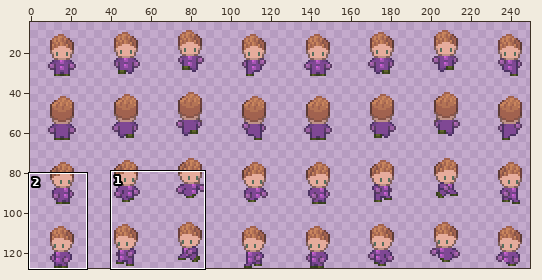
File history of a sprite sheet, frontend/public/assets/walk/walk_purple.png. The picture above shows the old version from afar; the outline marks the close-up.
Close-up. The starting point:
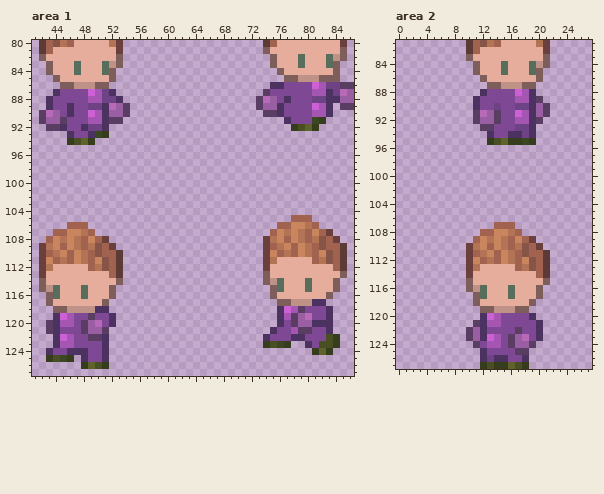
The file is 256x128 pixels. Shown: area 1: x 41..86, y 80..127; area 2: x 0..27, y 81..127. The wide view leaves out empty margins. The commit also changed other parts of the picture, which this record leaves out.
The same view after the edit:
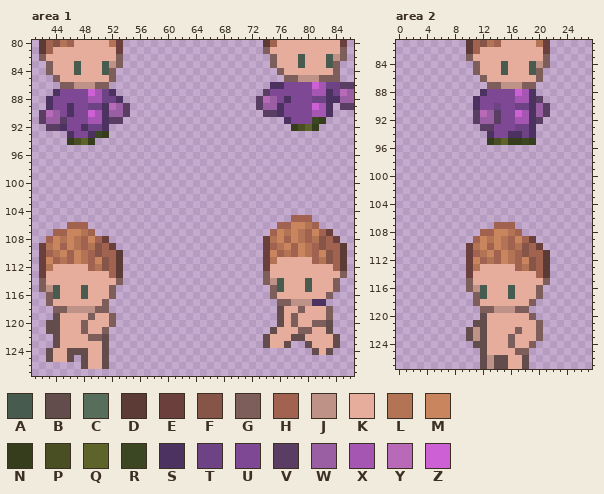
Palette (. is transparent): A #475c4e  B #634d4c  C #576e5c  D #5c3b36  E #6b403c  F #875448  G #7d5e5b  H #a1624f  J #bf9288  K #e6ac9c  L #b37355  M #c9855d  N #353d1c  P #494f23  Q #5e6429  R #3a4722  S #4b3261  T #6e4385  U #7f4894  V #5a3d63  W #9a5fa3  X #a556b3  Y #b869b8  Z #ce60d6
From old to new:
Changed rows in their new state; - is an unchanged pixel.
Area 1:
first column x 47:
 82 --------------------------------A---A
 83 A---A---------------------------A---A
 84 A---A--------------------------------
first column x 43:
114 ---------------------------------A---A----
115 -A---A---------------------------A---A----
116 -A---A------------------------------------
118 -------GG------------------------BKKGKKKG-
119 -BKKKKGKKG-----------------------BKGKKKKG-
120 BBKKKGKKKG-----------------------BKGKKGGB-
121 BBKKKGKKG-----------------------BKKKGGKKB-
122 -BKKKKGGB----------------------BKKKBBKKKKB
123 -BKKKKKKB----------------------BKKB--BKKKB
124 BKKBBBKKB-----------------------------BKB-
125 BKKB-BKKB---------------------------------
126 -----BKKB---------------------------------
Area 2:
first column x 15:
 84 A---A
 85 A---A
first column x 10:
116 --A---A----
117 --A---A----
120 --BKKKKKKG-
121 -BBKKKKKKKG
122 BJBKKKKGKKG
123 BJBKKKGKKKG
124 -BBKKKGKKG-
125 --BKKKKGG--
126 --BJBBKKB--
127 --BJBBKKB--
Where, in picture pixels (left, top, right, bottom), the same in both close-ups:
changed: (298, 54, 305, 68)
changed: (326, 54, 333, 68)
changed: (74, 61, 109, 75)
changed: (263, 278, 340, 355)
changed: (46, 285, 116, 369)
changed: (501, 61, 536, 75)
changed: (466, 285, 543, 369)
